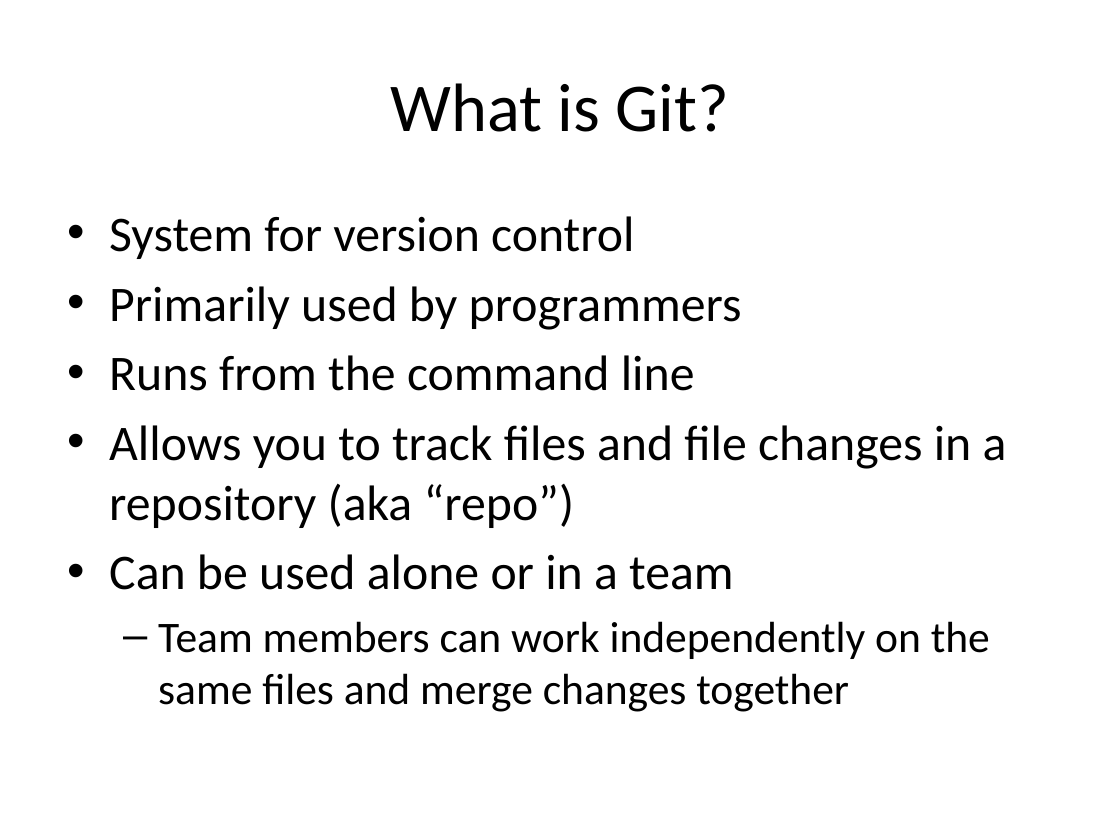
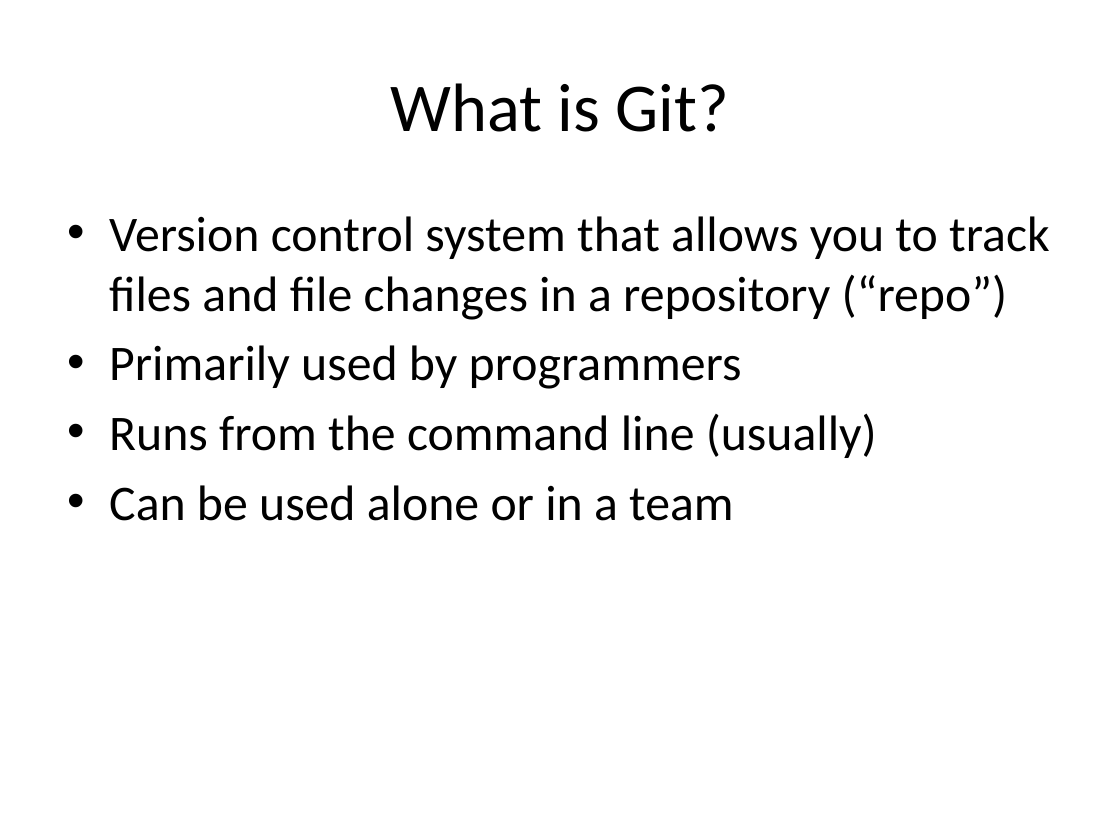
Before and after one commit to ajschumacher/gadsdc, a slide deck: slide 3 of 01-workflow/slides_git.pptx. Drawn at 1120x840 pixels with LibreOffice and Linux fonts; fonts in the diff are those of the drawing. Boxes give left, top, right and bottom in pixels: in the first picture for what was removed or moved away, otherwise in the second. Text is boxed around its words. In the diff, an @@ line names an element or a change of style, - is before the commit and + after.

```diff
--- a/01-workflow/slides_git.pptx
+++ b/01-workflow/slides_git.pptx
@@ text at bbox=[109, 216, 1050, 320]: text changed @@
-• System for version control
+• Version control system that allows you to track files and file changes in a repository (“repo”)
@@ text at bbox=[109, 413, 877, 458]: text changed @@
-• Runs from the command line
-• Allows you to track files and file changes in a repository (aka “repo”)
+• Runs from the command line (usually)
@@ text at bbox=[158, 621, 990, 712]: paragraph removed @@
-  – Team members can work independently on the same files and merge changes together
```
Also in this commit, not shown: 21 other slides changed, 1 slide added, 2 slides removed, 1 other file.
